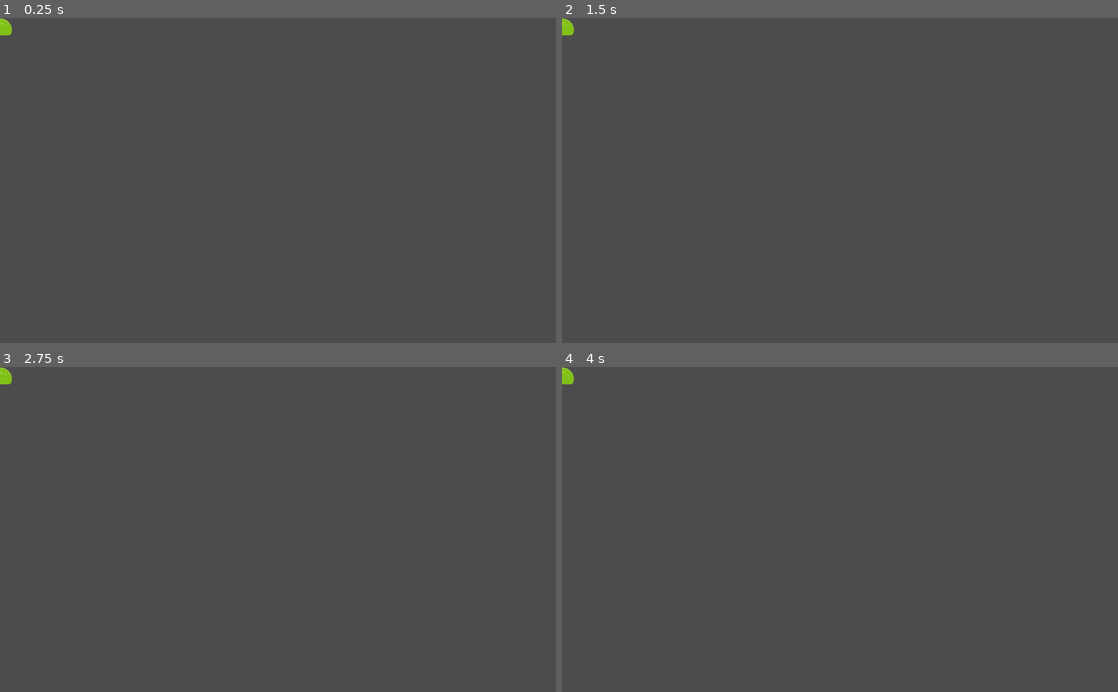
Above: before the commit, frames 1-4 (two rows, left to right).
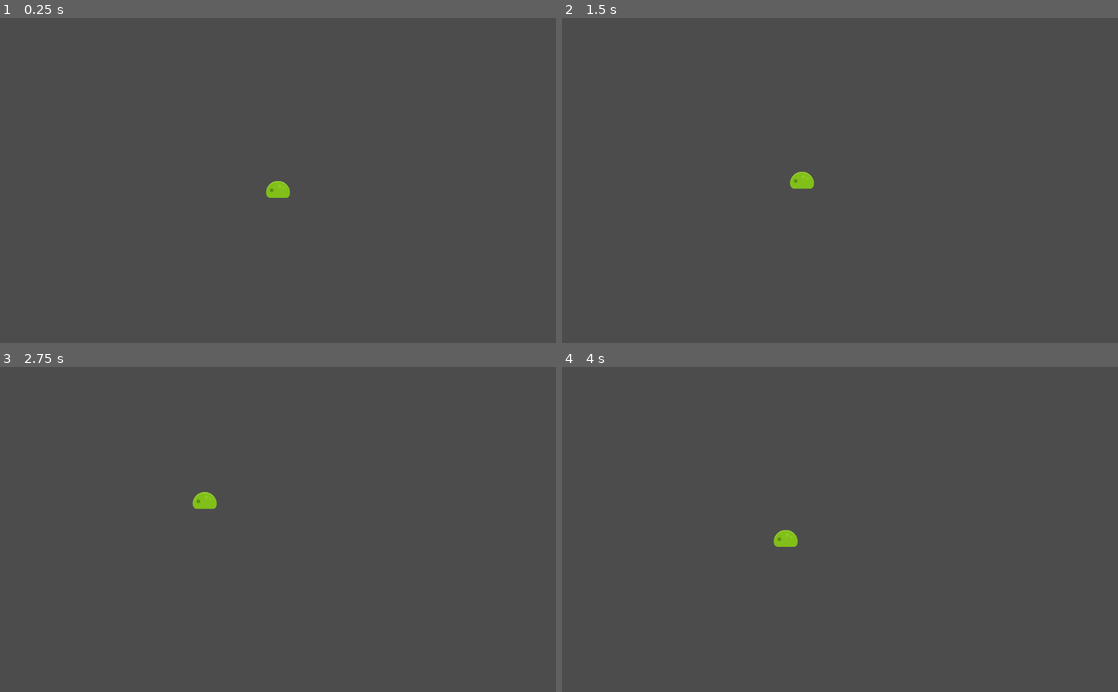
Above: after the commit, the same moments.

Repository: ivoshet/Brodilka
Game: Godot game, scene res://Enemy.tscn
Two runs of this game, one before a commit and one after it. Both use one fixed random seed, a clock stepped at 60 frames per second and the inputs below. This scene is started directly instead of the project's main scene.
Inputs:
- Up to frame 1 (0.25 s): no input
- Up to frame 2 (1.5 s): tap Enter at 0.5 s; hold Right (right) 0.53-1.28 s; hold Down (down) from 1.28 s (still down)
- Up to frame 3 (2.75 s): release Down (down) at 2.03 s; hold Right (right) from 2.03 s (still down)
- Up to frame 4 (4 s): release Right (right) at 2.78 s; hold Up (up) 2.78-3.53 s; hold Left (left) from 3.53 s (still down)

The runs differ from the first frame. In frame 1, 0.3% of the frame differs, in the area x 0-53%, y 0-56%; in frame 2, 0.3%; in frame 3, 0.3%, in the area x 0-39%, y 0-44%; in frame 4, 0.3%.
Error after the commit: Invalid get index 'type' (on base: 'Area2D (Enemy.gd)'). (res://Player.gd:23)

Commit message:
added to enemy some features

Diff:
--- a/Enemy.gd
+++ b/Enemy.gd
@@ -1 +1,19 @@
 extends "res://character/Character.gd"
+
+
+# случайное движение объекта
+func _ready():
+	can_move = false
+	facing = moves.keys()[randi() % 4]
+	yield(get_tree().create_timer(0.5), "timeout")
+
+#func _process(delta):
+#	if can_move:
+#		if not move(facing) or randi() % 10 > 5:
+#			facing = moves.keys()[randi() % 4]
+
+#	подключаем Player как сцену и привязываем движение врага к движению игрока
+func _on_Player_moved():
+	if can_move:
+		if not move(facing) or randi() % 10 > 5:
+			facing = moves.keys()[randi() % 4]
--- a/Enemy.tscn
+++ b/Enemy.tscn
@@ -1,8 +1,9 @@
-[gd_scene load_steps=4 format=2]
+[gd_scene load_steps=5 format=2]
 
 [ext_resource path="res://character/Character.tscn" type="PackedScene" id=1]
 [ext_resource path="res://assets/slime.png" type="Texture" id=2]
 [ext_resource path="res://Enemy.gd" type="Script" id=3]
+[ext_resource path="res://Player.tscn" type="PackedScene" id=4]
 
 [node name="Enemy" instance=ExtResource( 1 )]
 collision_layer = 4
@@ -15,3 +16,8 @@
 
 [node name="CollisionShape2D" parent="." index="1"]
 position = Vector2( 0, 16.25 )
+
+[node name="Player" parent="." index="8" instance=ExtResource( 4 )]
+visible = false
+
+[connection signal="moved" from="Player" to="." method="_on_Player_moved"]
--- a/Player.gd
+++ b/Player.gd
@@ -6,12 +6,15 @@
 signal win
 
 func _process(delta):
+#	если возможность движения есть то проверяем какая кнопка была нажата,
+#	и если была нажата то испускаем сигнал
 	if can_move:
 		for dir in moves.keys():
 			if Input.is_action_pressed(dir):
 				if move(dir):
 					emit_signal('moved')
 
+# 	проверяем столкновение
 func _on_Player_area_entered(area):
 	if area.is_in_group('enemies'):
 		emit_signal('dead')
--- a/Player.tscn
+++ b/Player.tscn
@@ -1,13 +1,20 @@
-[gd_scene load_steps=3 format=2]
+[gd_scene load_steps=4 format=2]
 
 [ext_resource path="res://character/Character.tscn" type="PackedScene" id=1]
 [ext_resource path="res://Player.gd" type="Script" id=2]
+[ext_resource path="res://assets/player.png" type="Texture" id=3]
 
 [node name="Player" instance=ExtResource( 1 )]
 collision_layer = 2
 collision_mask = 13
 script = ExtResource( 2 )
 
+[node name="Sprite" parent="." index="0"]
+texture = ExtResource( 3 )
+
+[node name="CollisionShape2D" parent="." index="1"]
+position = Vector2( 0, -0.5 )
+
 [node name="Camera2D" type="Camera2D" parent="." index="8"]
 current = true
 
--- a/character/Character.gd
+++ b/character/Character.gd
@@ -18,14 +18,19 @@
 	'down': $RayCastDown
 }
 
+# метод для движения, принимает направление
+# dir - направление движения
 func move(dir):
-#	начинаем движение
+#	задаем скорость анимации
 	$AnimationPlayer.playback_speed = speed
+#	перезадаем глобальную переменную направления движения facing
 	facing = dir
-#	если сталкиваемся - выход из метода
+#	если сталкиваемся - выход из метода, остановка движения
 	if raycasts[facing].is_colliding():
 		return
-#	can_move = false
+#	задана возможность движения false, но объект не движется
+	can_move = true
+#	выбираем анимацию в соответствии с направлением движения
 	$AnimationPlayer.play(facing)
 #	движение при помощи твин анимации
 	$MoveTween.interpolate_property(
@@ -41,4 +46,5 @@
 	return true
 
 func _on_MoveTween_tween_all_completed(object, key):
+#	если анимация закончилась то остановка движения
 	can_move = true
--- a/character/Character.tscn
+++ b/character/Character.tscn
@@ -1,10 +1,9 @@
-[gd_scene load_steps=9 format=2]
+[gd_scene load_steps=8 format=2]
 
 [ext_resource path="res://character/Character.gd" type="Script" id=1]
-[ext_resource path="res://assets/player.png" type="Texture" id=2]
 
 [sub_resource type="RectangleShape2D" id=1]
-extents = Vector2( 21.5, 25 )
+extents = Vector2( 21.5, 24.5 )
 
 [sub_resource type="Animation" id=2]
 length = 0.001
@@ -87,10 +86,9 @@
 
 [node name="Character" type="Area2D"]
 script = ExtResource( 1 )
-speed = 10
+speed = 6
 
 [node name="Sprite" type="Sprite" parent="."]
-texture = ExtResource( 2 )
 hframes = 5
 vframes = 4
 
--- a/project.godot
+++ b/project.godot
@@ -17,7 +17,6 @@
 [display]
 
 window/stretch/mode="viewport"
-window/stretch/aspect="keep"
 
 [input]
 
